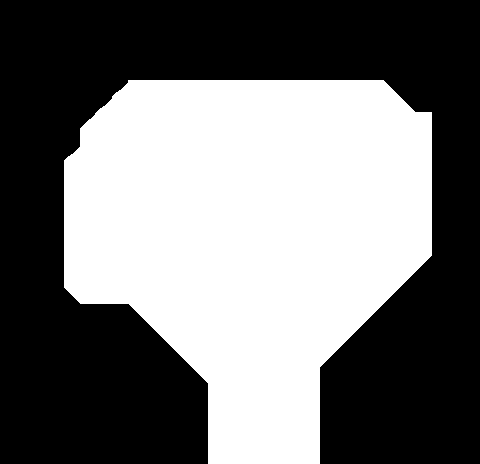
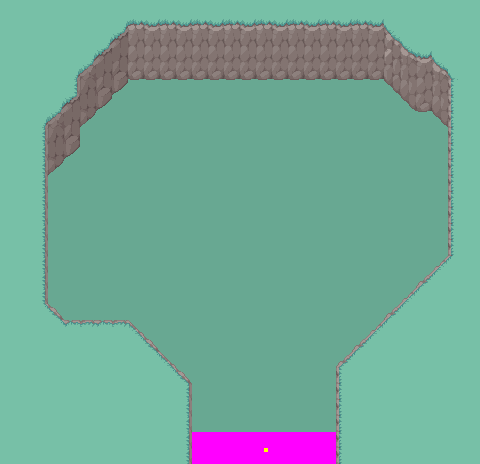
Layer changes from the first 480x464 image to the second:
added group "콜리전_그린필드로" with 2 layers above "사이즈가늠용" over [192, 432, 336, 464]
added layer "Layer 32" in group "콜리전_그린필드로" over [264, 448, 268, 452]
added layer "Layer 31" in group "콜리전_그린필드로" over [192, 432, 336, 464]
renamed "Group 3" to "픽셀충돌이미지", hid the group it (11 layers), opacity 100% → 50% over [0, 0, 480, 464]
renamed "Group 1" to "필드이미지", showed the group it (72 layers) over [0, 0, 480, 464]
